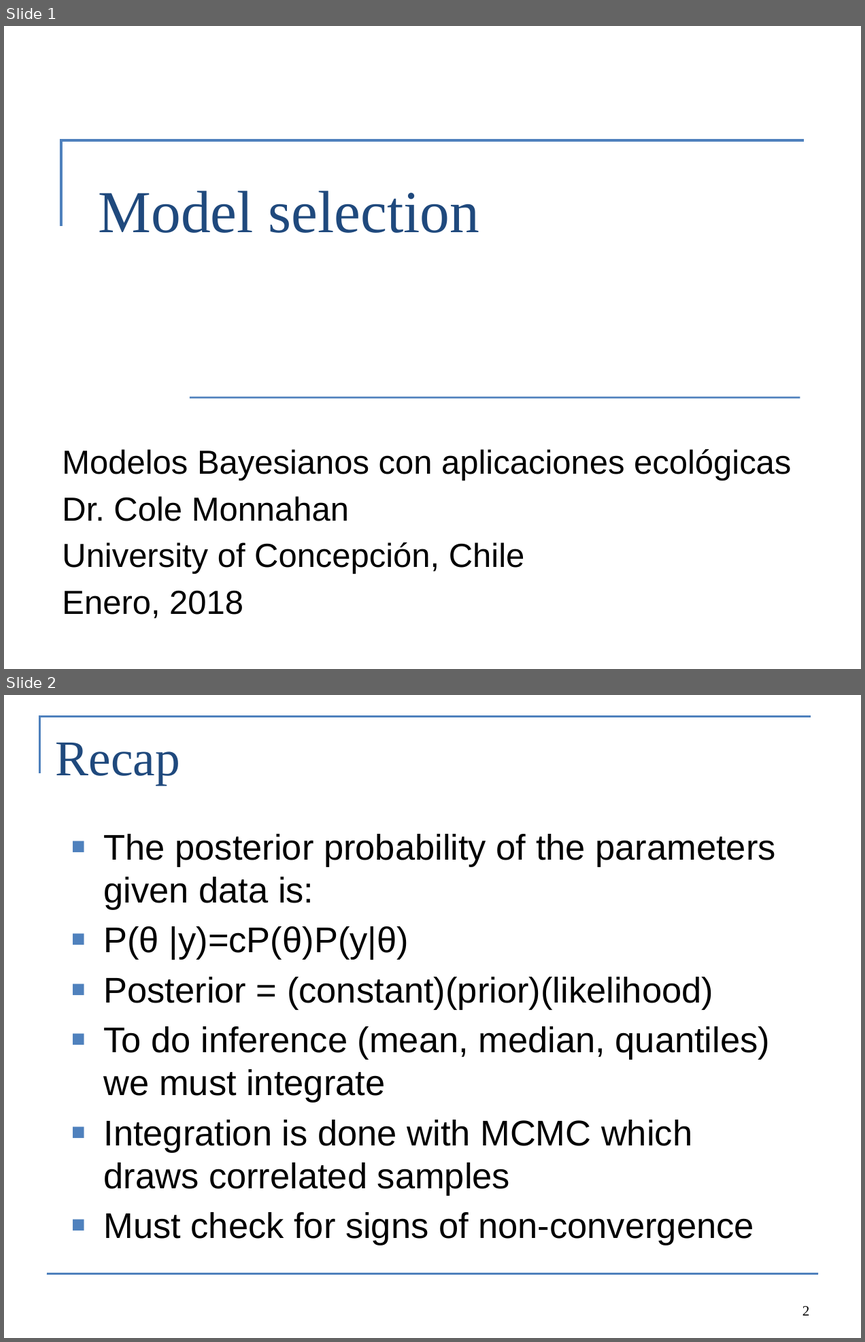
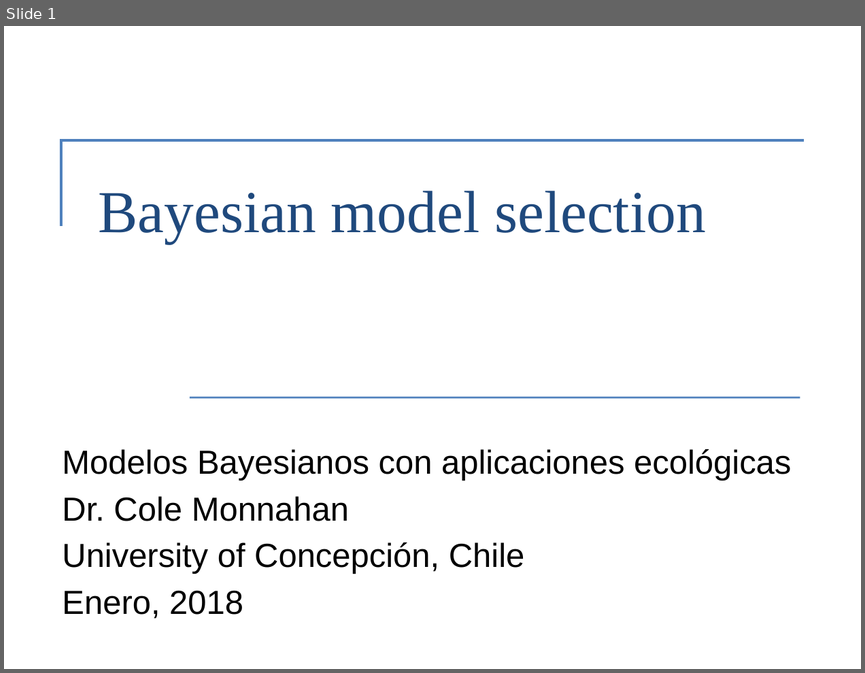
Before and after one commit to colemonnahan/bayes_workshop, a slide deck: dia3/lab3_selection.pptx. Shown one above the other, each under a label of ours: slides 1 and 2 before the commit, slide 1 after it. The pictures are 865x1342 and 865x673 pixels, drawn with LibreOffice and Linux fonts; fonts in the diff are those of the drawing. Boxes give left, top, right and bottom in pixels: in the first picture for what was removed or moved away, otherwise in the second. Text is boxed around its words. In the diff, an @@ line names an element or a change of style, - is before the commit and + after.

```diff
--- a/dia3/lab3_selection.pptx
+++ b/dia3/lab3_selection.pptx
@@ slide 2 removed at (4,695,861,1338), background #FFFFFF @@
@@ freeform shape removed at (40,717,811,774) @@
@@ title removed at (56,743,180,785) @@
-Recap
@@ text removed at (103,834,775,1245) @@
-■ The posterior probability of the parameters given data is:
-■ P(θ |y)=cP(θ)P(y|θ)
-■ Posterior = (constant)(prior)(likelihood)
-■ To do inference (mean, median, quantiles) we must integrate
-■ Integration is done with MCMC which draws correlated samples
-■ Must check for signs of non-convergence
@@ line removed from (47, 1273) to (818, 1273) @@
@@ page number removed at (802,1306,809,1315) @@
-2
@@ slide 1 changed as well @@
@@ title at (99,191,706,244): text changed @@
-Model selection
+Bayesian model selection
```
Also in this commit, not shown: 1 other slide changed, 4 slides added, 16 other slides removed, 4 other files.
